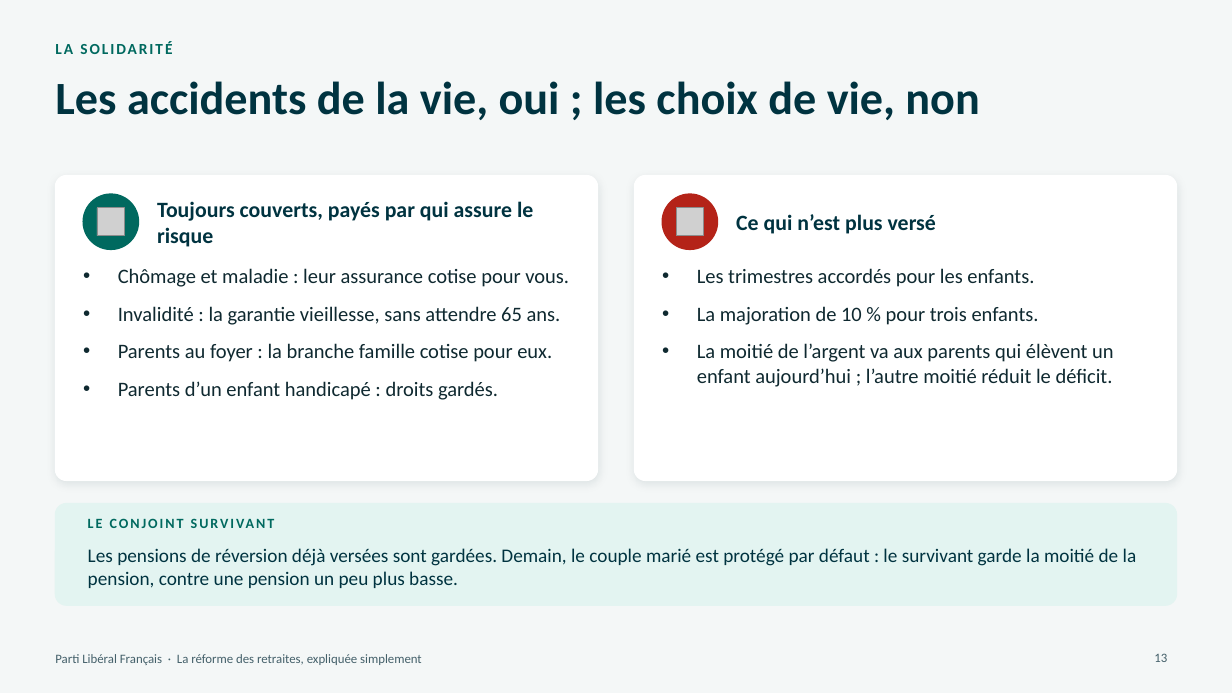
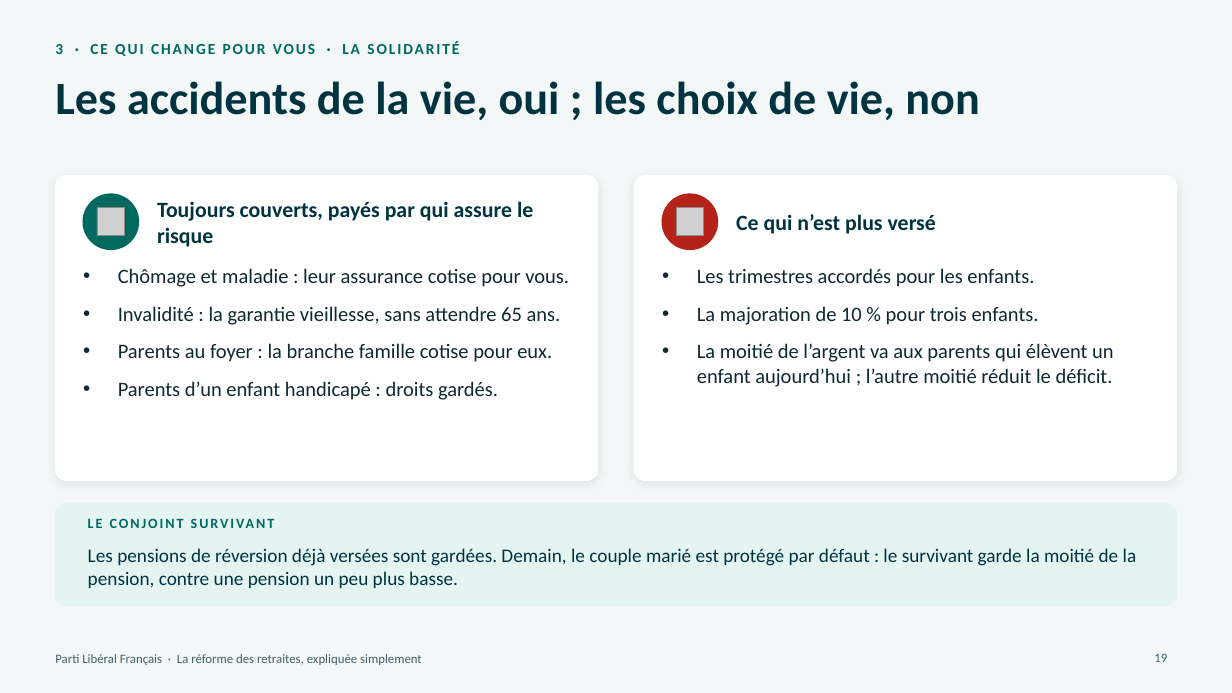
Before and after one commit to g-pliberal/retraitecomptenotionelle, a slide deck: slide 19 of docs/presentation_adherents_novembre_2026.pptx (slide 13 before the commit). Drawn at 1232x693 pixels with LibreOffice and Linux fonts; fonts in the diff are those of the drawing; grey boxes stand for pictures. Boxes give left, top, right and bottom in pixels: in the first picture for what was removed or moved away, otherwise in the second. Text is boxed around its words. In the diff, an @@ line names an element or a change of style, - is before the commit and + after.

```diff
--- a/docs/presentation_adherents_novembre_2026.pptx
+++ b/docs/presentation_adherents_novembre_2026.pptx
@@ text at bbox=[55, 41, 459, 56]: text changed @@
-LA SOLIDARITÉ
+3 · CE QUI CHANGE POUR VOUS · LA SOLIDARITÉ
@@ page number at bbox=[1154, 653, 1167, 662]: text changed @@
-13
+19
```
Also in this commit, not shown: 17 other slides changed, 10 slides added, 2 other files.
